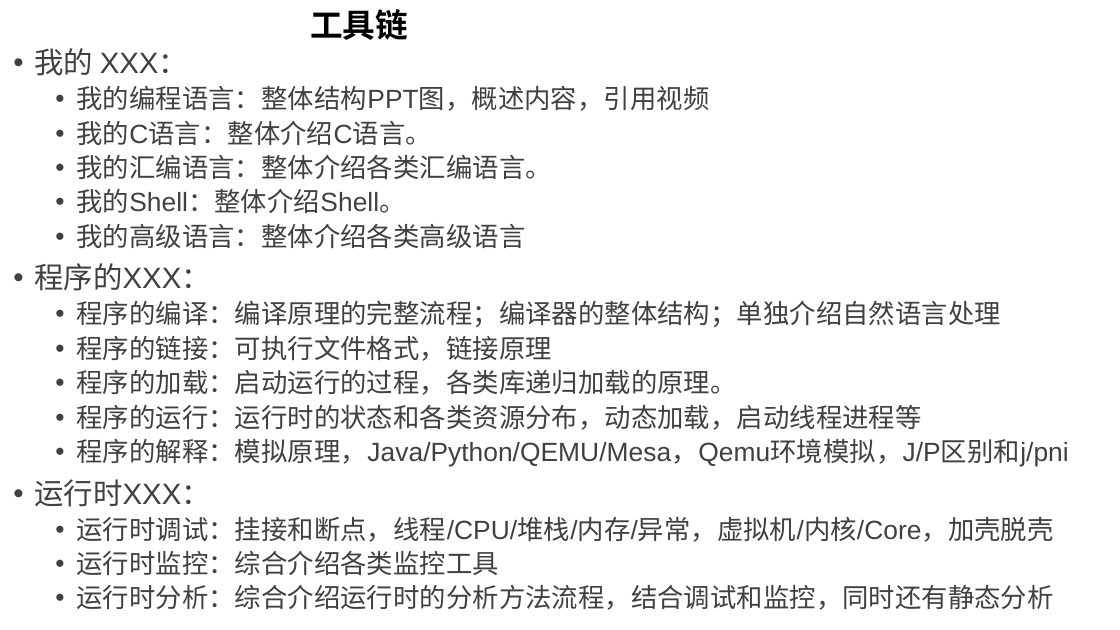
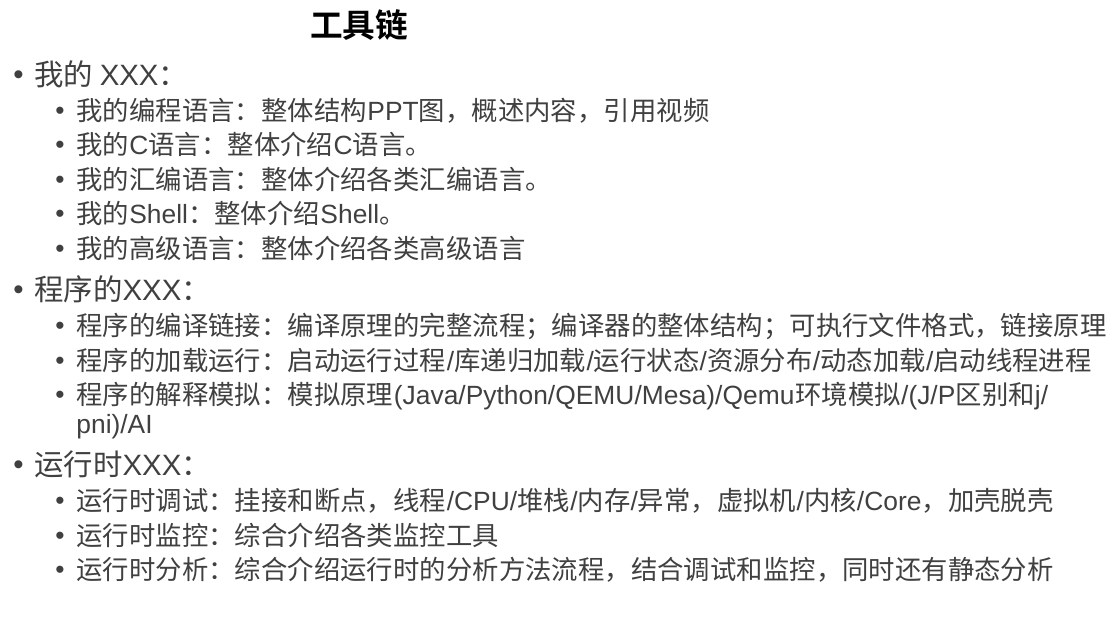
Before and after one commit to GavinKoeng/it-talks, a slide deck: slide 3 of it-talks.pptx. Drawn at 1120x630 pixels with LibreOffice and Linux fonts; fonts in the diff are those of the drawing. Boxes give left, top, right and bottom in pixels: in the first picture for what was removed or moved away, otherwise in the second. Text is boxed around its words. In the diff, an @@ line names an element or a change of style, - is before the commit and + after.

Commit message:
更新工具链的程序的xxx的目录结构

```diff
--- a/it-talks.pptx
+++ b/it-talks.pptx
@@ text "我的 XXX：": place and size @@
-text "我的 XXX：" at box(34, 48, 1068, 610)
+text "我的 XXX：" at box(34, 60, 1106, 582)
@@ text at box(76, 313, 1106, 438): text changed @@
-  • 程序的编译：编译原理的完整流程；编译器的整体结构；单独介绍自然语言处理
-  • 程序的链接：可执行文件格式，链接原理
-  • 程序的加载：启动运行的过程，各类库递归加载的原理。
-  • 程序的运行：运行时的状态和各类资源分布，动态加载，启动线程进程等
-  • 程序的解释：模拟原理，Java/Python/QEMU/Mesa，Qemu环境模拟，J/P区别和j/pni
+  • 程序的编译链接：编译原理的完整流程；编译器的整体结构；可执行文件格式，链接原理
+  • 程序的加载运行：启动运行过程/库递归加载/运行状态/资源分布/动态加载/启动线程进程
+  • 程序的解释模拟：模拟原理(Java/Python/QEMU/Mesa)/Qemu环境模拟/(J/P区别和j/pni)/AI
```
Also in this commit, not shown: 3 other files.
